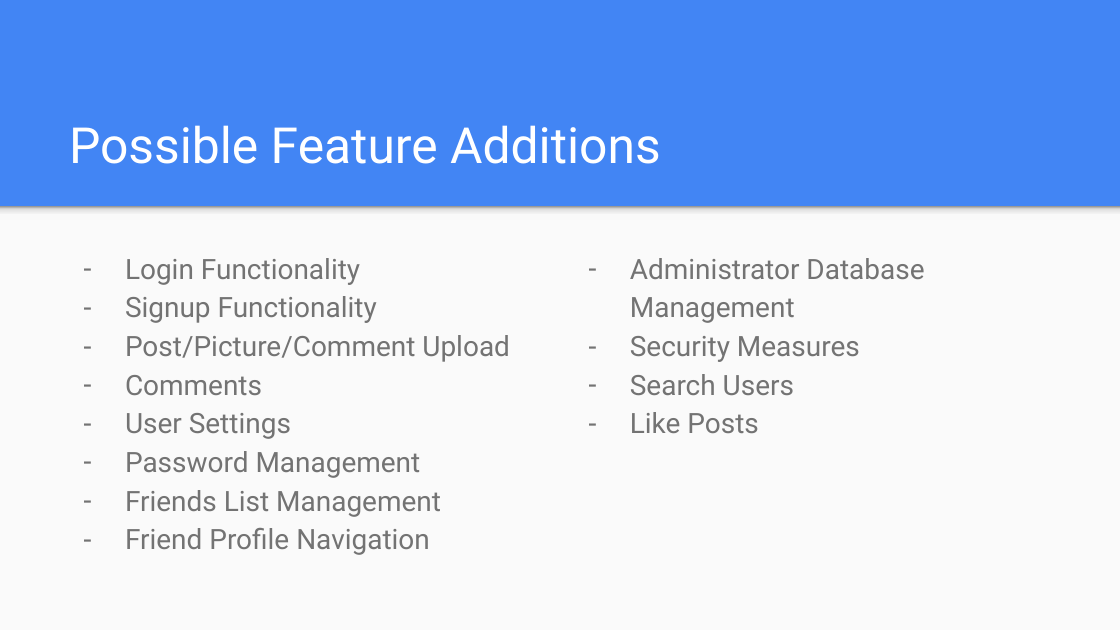
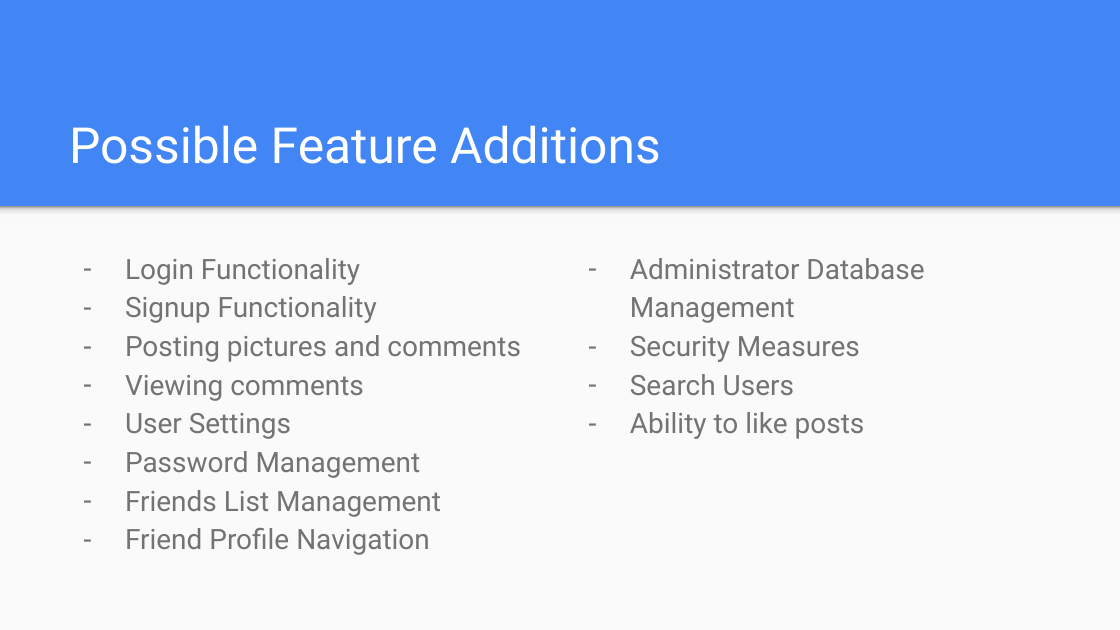
Before and after one commit to stormsju/CS380-Final-Project---TeamNamePending, a slide deck: slide 7 of PicMe Project Presentation.pptx. Drawn at 1120x630 pixels with LibreOffice and Linux fonts; fonts in the diff are those of the drawing. Boxes give left, top, right and bottom in pixels: in the first picture for what was removed or moved away, otherwise in the second. Text is boxed around its words. In the diff, an @@ line names an element or a change of style, - is before the commit and + after.

```diff
--- a/PicMe Project Presentation.pptx
+++ b/PicMe Project Presentation.pptx
@@ text at [125,335,521,401]: text changed @@
-– Post/Picture/Comment Upload
-– Comments
+– Posting pictures and comments
+– Viewing comments
@@ text at [630,412,865,439]: text changed @@
-– Like Posts
+– Ability to like posts
```
Also in this commit, not shown: 1 other slide changed, 1 slide added.
